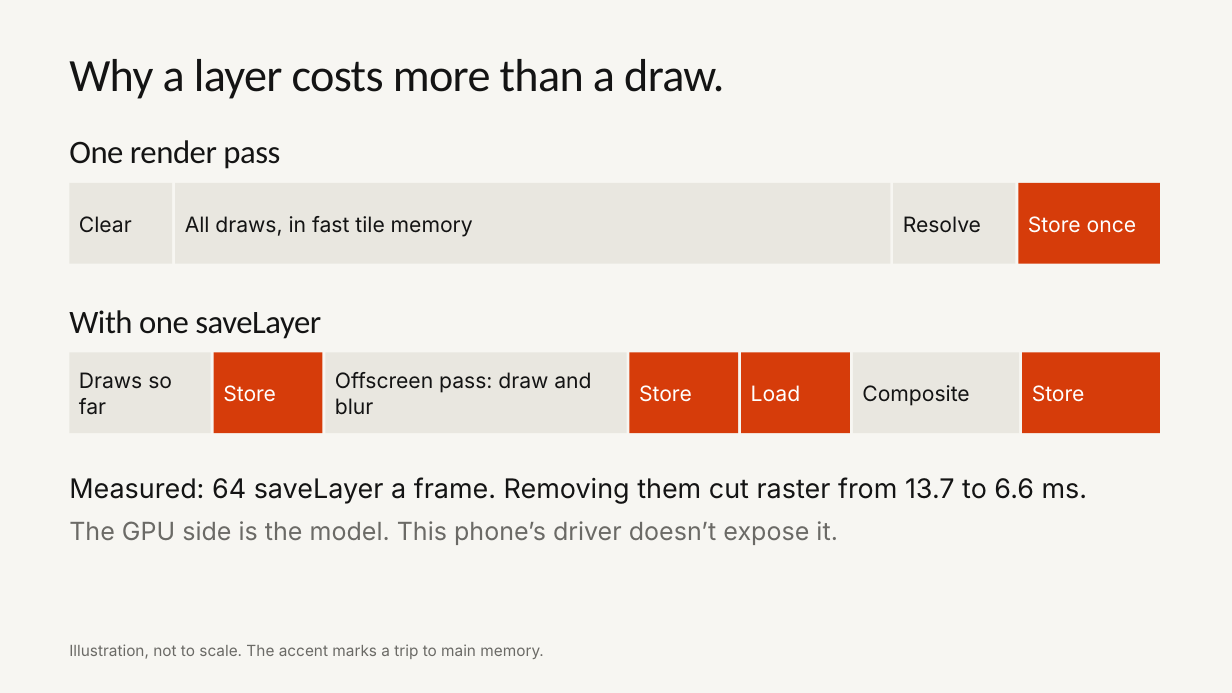
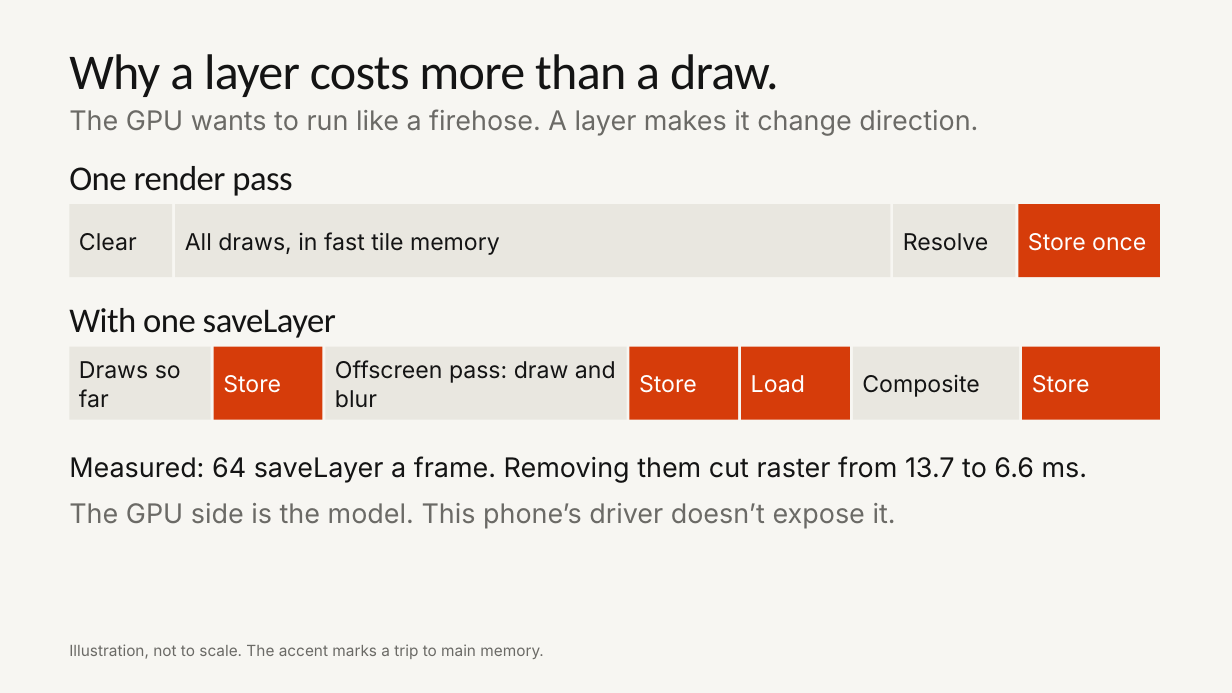
Before and after one commit to cm-collins/fluttercon-demo-app, a slide deck: slide 14 of docs/talk/slides/beyond-skia.pptx (slide 18 before the commit). Drawn at 1232x693 pixels with LibreOffice and Linux fonts; fonts in the diff are those of the drawing; background and template pictures are left out. Boxes give left, top, right and bottom in pixels: in the first picture for what was removed or moved away, otherwise in the second. Text is boxed around its words. In the diff, an @@ line names an element or a change of style, - is before the commit and + after.

```diff
--- a/docs/talk/slides/beyond-skia.pptx
+++ b/docs/talk/slides/beyond-skia.pptx
@@ title "Why a layer costs more ..." at (69,54,779,97): size 36 to 39 pt, letter spacing -0.5 to -0.6 pt @@
@@ text added at (69,109,978,136), 21 pt, text #6B6A66 @@
+The GPU wants to run like a firehose. A layer makes it change direction.
@@ text "One render pass" at (69,166,292,196): size 25.5 to 27 pt @@
@@ text "One render pass": place and size @@
-text "One render pass" at (69,140,280,169)
+text "One render pass" at (69,166,292,196)
@@ size 16.5 to 18 pt in 11 elements at (325,347,627,420), (853,347,1019,420), (69,347,211,420), (1022,347,1160,420), (213,347,323,420), (629,347,738,420), (741,347,850,420), (176,204,891,277), (1019,204,1160,277), (894,204,1016,277), (69,204,172,277) @@
@@ rectangle "Clear": place and size @@
-rectangle "Clear" at (69,183,172,264)
+rectangle "Clear" at (69,204,172,277)
@@ rectangle "All draws, in fast tile ...": place and size @@
-rectangle "All draws, in fast tile ..." at (176,183,891,264)
+rectangle "All draws, in fast tile ..." at (176,204,891,277)
@@ rectangle "Resolve": place and size @@
-rectangle "Resolve" at (894,183,1016,264)
+rectangle "Resolve" at (894,204,1016,277)
@@ rectangle "Store once": place and size @@
-rectangle "Store once" at (1019,183,1160,264)
+rectangle "Store once" at (1019,204,1160,277)
@@ text "With one saveLayer" at (69,308,336,338): size 25.5 to 27 pt @@
@@ rectangle "Draws so far": place and size @@
-rectangle "Draws so far" at (69,352,211,433)
+rectangle "Draws so far" at (69,347,211,420)
@@ rectangle "Store": place and size @@
-rectangle "Store" at (213,352,323,433)
+rectangle "Store" at (213,347,323,420)
@@ rectangle "Offscreen pass: draw and blur": place and size @@
-rectangle "Offscreen pass: draw and blur" at (325,352,627,433)
+rectangle "Offscreen pass: draw and blur" at (325,347,627,420)
@@ rectangle "Store": place and size @@
-rectangle "Store" at (629,352,738,433)
+rectangle "Store" at (629,347,738,420)
@@ rectangle "Load": place and size @@
-rectangle "Load" at (741,352,850,433)
+rectangle "Load" at (741,347,850,420)
@@ rectangle "Composite": place and size @@
-rectangle "Composite" at (853,352,1019,433)
+rectangle "Composite" at (853,347,1019,420)
@@ rectangle "Store": place and size @@
-rectangle "Store" at (1022,352,1160,433)
+rectangle "Store" at (1022,347,1160,420)
@@ text "Measured: 64 saveLayer a frame. ...": place and size @@
-text "Measured: 64 saveLayer a frame. ..." at (69,477,1088,504)
+text "Measured: 64 saveLayer a frame. ..." at (69,456,1088,483)
@@ text "The GPU side is the ...": place and size @@
-text "The GPU side is the ..." at (69,521,837,545)
+text "The GPU side is the ..." at (69,503,896,529)
@@ text "The GPU side is the ..." at (69,503,896,529): size 19.5 to 21 pt @@
```
Also in this commit, not shown: 23 other slides changed, 4 slides added, 10 slides removed, 11 other files.
